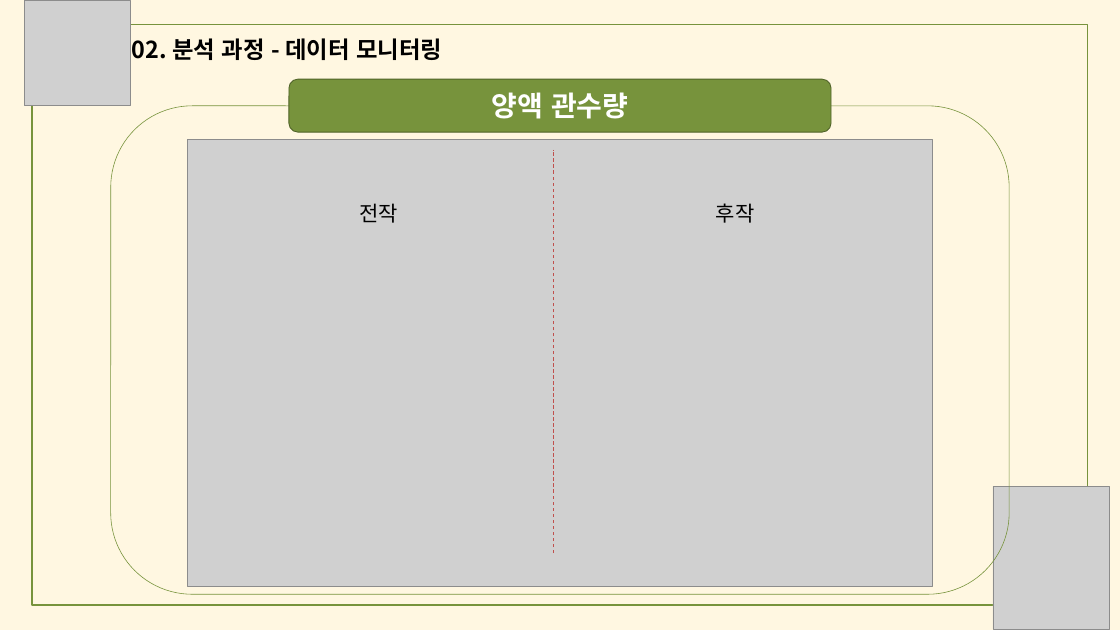
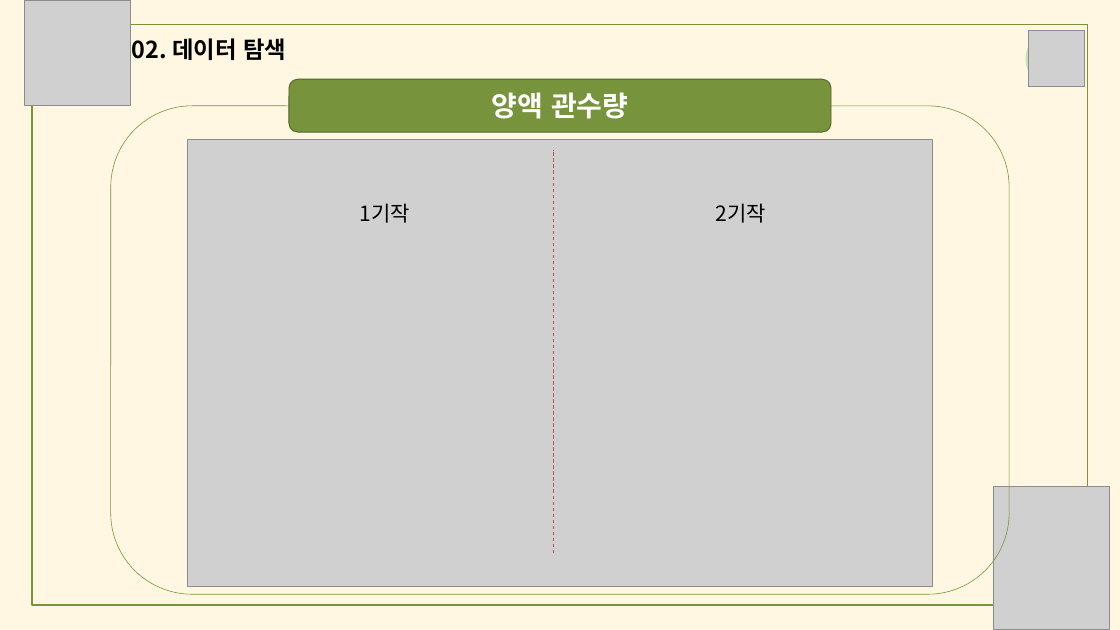
Before and after one commit to meucham11/nong_intern, a slide deck: slide 15 of 경진대회.pptx. Drawn at 1120x630 pixels with LibreOffice and Linux fonts; fonts in the diff are those of the drawing; grey boxes stand for pictures. Boxes give left, top, right and bottom in pixels: in the first picture for what was removed or moved away, otherwise in the second. Text is boxed around its words. In the diff, an @@ line names an element or a change of style, - is before the commit and + after.

```diff
--- a/경진대회.pptx
+++ b/경진대회.pptx
@@ text at (132, 38, 286, 60): text changed @@
-02. 분석 과정 - 데이터 모니터링
+02. 데이터 탐색
@@ freeform shape added at (1026, 30, 1082, 87), fill #C5E0B4 @@
@@ picture added at (1028, 30, 1085, 87) @@
@@ text at (360, 203, 410, 223): text changed @@
-전작
+1기작
@@ text at (716, 203, 766, 223): text changed @@
-후작
+2기작
```
Also in this commit, not shown: 25 other slides changed, 1 slide removed.
